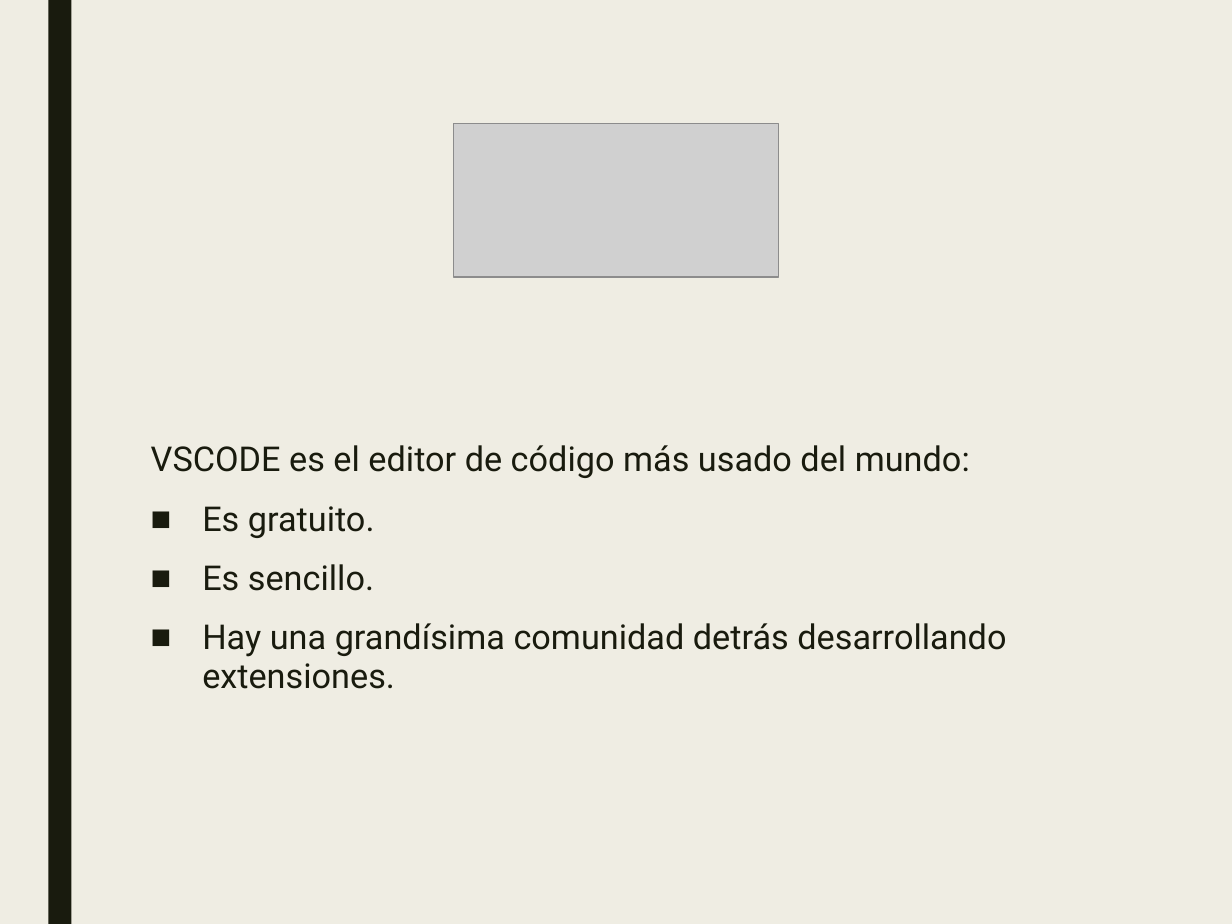
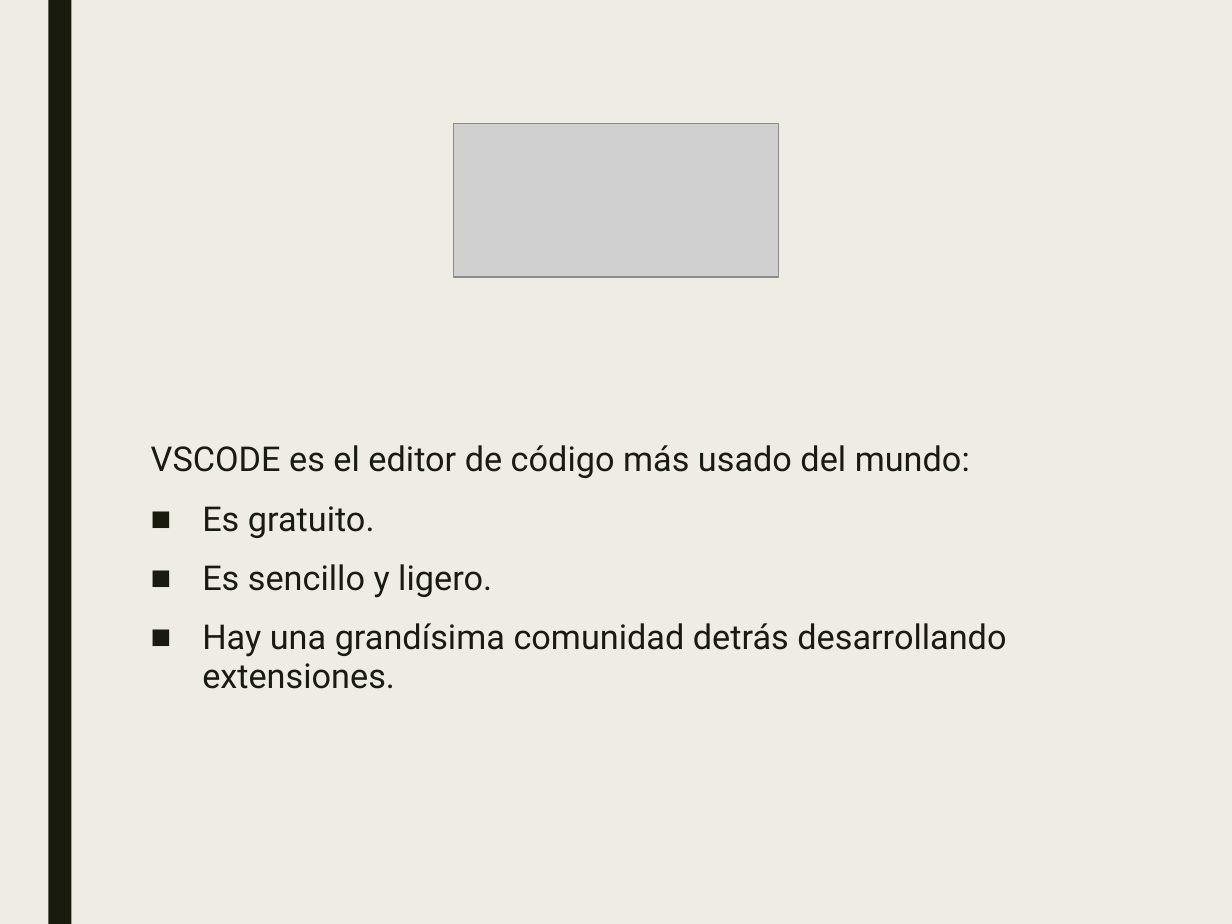
Before and after one commit to JalmarazMartn/dotnetrioja1, a slide deck: slide 6 of VSCODE Extensiones.ppt. Drawn at 1232x924 pixels with LibreOffice and Linux fonts; fonts in the diff are those of the drawing; grey boxes stand for pictures. Boxes give left, top, right and bottom in pixels: in the first picture for what was removed or moved away, otherwise in the second. Text is boxed around its words. In the diff, an @@ line names an element or a change of style, - is before the commit and + after.

```diff
--- a/VSCODE Extensiones.ppt
+++ b/VSCODE Extensiones.ppt
@@ text at (202,564,492,598): text changed @@
-■ Es sencillo.
+■ Es sencillo y ligero.
```
Also in this commit, not shown: 3 other slides changed.
